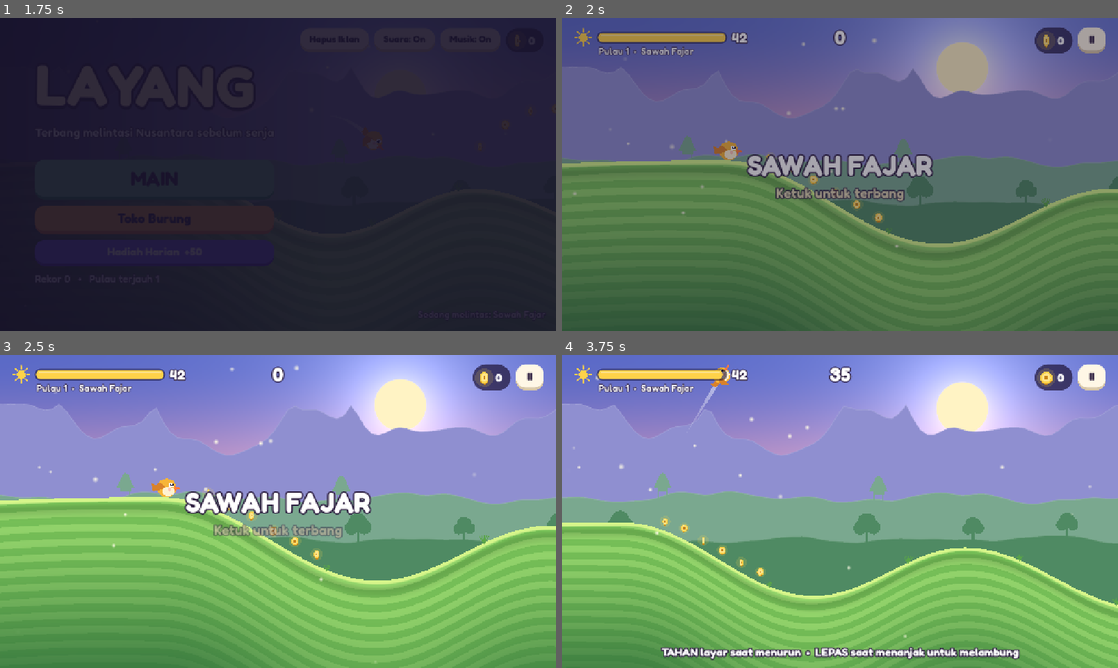
Above: before the commit, frames 1-4 (two rows, left to right).
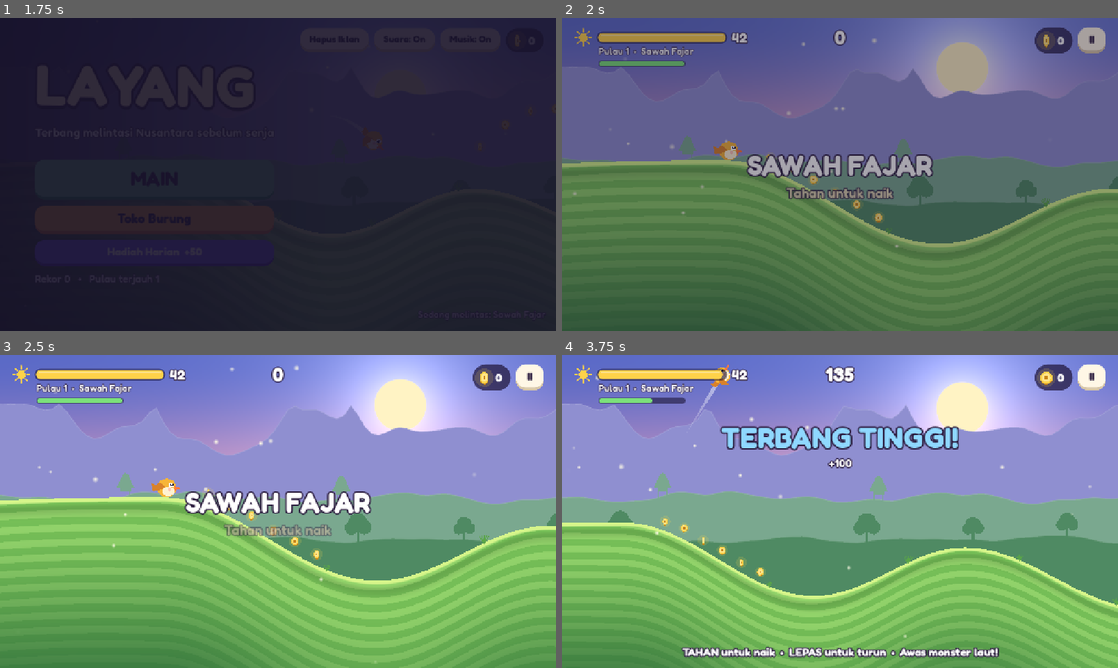
Above: after the commit, the same moments.

Repository: lutfidev/layang
Game: Godot game, scene res://scenes/main_menu.tscn
Two runs of this game, one before a commit and one after it. Both use one fixed random seed, a clock stepped at 60 frames per second and the inputs below.
Inputs (mouse positions are in pixels of both pictures, inside the frame that each line leads up to):
- Up to frame 1 (1.75 s): move the mouse to (400, 158) at 0.52 s; hold Up 0.53-1.28 s; hold Space (fly) 0.53-1.28 s; click (400, 158) at 0.67 s; move the mouse to (166, 190) at 1.27 s; tap Space (fly) at 1.35 s; click (166, 190) at 1.42 s
- Up to frame 2 (2 s): no input
- Up to frame 3 (2.5 s): click "II" at 2 s
- Up to frame 4 (3.75 s): move the mouse to (895, 442) at 2.77 s; hold Space (fly) 2.78-3.53 s; hold Up from 2.78 s (still down); click (895, 442) at 2.92 s; move the mouse to (812, 574) at 3.52 s; tap Space (fly) at 3.6 s; click (812, 574) at 3.67 s

Frame 1 is identical in both runs. In frame 2, 0.9% of the frame differs, in the area x 6-62%, y 13-59%; in frame 3, 0.8%; in frame 4, 4.9%, in the area x 6-83%, y 3-98%.

Commit message:
Run rules for the new flight: skim combo, death causes, safe continue, stamina bar
Also adds a 'nosave' dev flag so tests/sims never touch the player's save,
and makes the test runner fail tests that hit script errors.

Diff:
--- a/scripts/autoload/game_state.gd
+++ b/scripts/autoload/game_state.gd
@@ -156,6 +156,8 @@
 # ---------------------------------------------------------------- save / load
 
 func save_game() -> void:
+	if dev.has("nosave"):   # tests / balance sims must not touch the player's save
+		return
 	var data := {
 		"coins": coins, "best_score": best_score, "best_distance": best_distance,
 		"best_island": best_island, "total_runs": total_runs,
--- a/scripts/ui/game.gd
+++ b/scripts/ui/game.gd
@@ -3,6 +3,7 @@
 
 const START_TIME := 42.0
 const NIGHT_GRACE := 6.0
+const HIGH_FLIGHT := 520.0     # px above ground/water for "TERBANG TINGGI!"
 
 var world: World
 var state := "ready"       # ready → play → night → over
@@ -11,8 +12,10 @@
 var style_points := 0
 var coins_run := 0
 var coins_banked := 0
-var perfect_streak := 0
-var best_streak := 0
+var skim_streak := 0
+var best_skim := 0
+var end_cause := ""         # senja | laut | monster
+var _high_awarded := false
 var fever_t := 0.0
 var night_t := 0.0
 var continued := false
@@ -24,6 +27,7 @@
 
 var hud: CanvasLayer
 var time_bar: TimeBar
+var stamina_bar: StaminaBar
 var lbl_time: Label
 var lbl_score: Label
 var coin_pill: PanelContainer
@@ -50,6 +54,8 @@
 	world.island_reached.connect(_on_island)
 	world.item_collected.connect(_on_item)
 	world.bird_landed.connect(_on_landed)
+	world.bird_skimmed.connect(_on_skimmed)
+	world.bird_died.connect(_on_died)
 	world.bird_splashed.connect(func(): Sfx.play("splash"))
 	_build_hud()
 	if world.autoplay:
@@ -90,9 +96,10 @@
 		night_t += delta
 		var b := world.bird
 		if night_t > NIGHT_GRACE or (b.on_ground and night_t > 1.5 and b.speed() < 150.0):
-			_finish()
+			_finish("senja")
 	if state in ["play", "night"]:
 		distance = int((world.bird.position.x - start_x) / 10.0)
+		_check_high_flight()
 		world.sun_progress = clampf(time_left / START_TIME, 0.0, 1.0)
 		world.set_dusk(clampf(1.0 - time_left / 12.0, 0.0, 1.0))
 		if fever_t > 0.0:
@@ -111,6 +118,8 @@
 
 func _process(_delta: float) -> void:
 	time_bar.value = clampf(time_left / START_TIME, 0.0, 1.0)
+	stamina_bar.value = world.bird.stamina
+	stamina_bar.exhausted = world.bird.exhausted or world.bird.sleepy
 	lbl_time.text = "%d" % ceili(time_left)
 	lbl_score.text = _fmt(score())
 	(coin_pill.get_node("H/Label") as Label).text = str(coins_run)
@@ -132,8 +141,11 @@
 	_popup("Matahari terbenam…", "Burung mulai mengantuk", Color("#ffd0a8"))
 
 
-func _finish() -> void:
+func _finish(cause: String) -> void:
+	if state == "over":
+		return
 	state = "over"
+	end_cause = cause
 	world.running = false
 	var earned := coins_run - coins_banked
 	coins_banked = coins_run
@@ -141,7 +153,7 @@
 	var record := Game.submit_run(score(), distance, world.current_island + 1)
 	lbl_hint.hide()
 	if Game.dev.has("autoplay"):
-		print("RUN score=%d dist=%d islands=%d coins=%d best_streak=%d" % [score(), distance, world.current_island + 1, coins_run, best_streak])
+		print("RUN score=%d dist=%d islands=%d coins=%d best_skim=%d cause=%s" % [score(), distance, world.current_island + 1, coins_run, best_skim, cause])
 		if Game.dev.has("sim"):
 			get_tree().quit()
 	_show_results(record)
@@ -153,8 +165,20 @@
 	result_panel = null
 	time_left = 12.0
 	state = "play"
-	world.bird.sleepy = false
-	world.bird.vel.x = maxf(world.bird.vel.x, 500.0)
+	var b := world.bird
+	b.sleepy = false
+	b.vel.x = maxf(b.vel.x, 500.0)
+	b.vel.y = 0.0
+	b.stamina = 1.0
+	b.exhausted = false
+	b.on_ground = false
+	# respawn safely: high above the water (time to react), or just above the ground
+	if world.terrain.is_sea_at(b.position.x):
+		b.position.y = Terrain.WATER_Y - 900.0
+	else:
+		b.position.y = world.terrain.height_at(b.position.x) - 200.0
+	world.clear_hazards()
+	world.dead = false
 	world.running = true
 	world.release_input()
 	_popup("+12 detik!", "Terbang lagi!", Color("#ffe066"))
@@ -193,15 +217,52 @@
 func _on_landed(bonk: bool) -> void:
 	if state == "over":
 		return
-	var height := world.bird.max_air_height
-	perfect_streak = 0
+	skim_streak = 0
+	_high_awarded = false
 	if bonk:
 		Sfx.play("bonk")
 		_popup("Aduh!", "Nabrak tanjakan", Color("#ff8a8a"))
-	elif height > 520.0:
-		var pts := int(height / 5.0)
-		style_points += pts
-		_popup("TERBANG TINGGI!", "+%d" % pts, Color("#8fd8ff"))
+
+
+func _on_skimmed(_duration: float) -> void:
+	if state not in ["play", "night"]:
+		return
+	skim_streak += 1
+	best_skim = maxi(best_skim, skim_streak)
+	style_points += 25 * skim_streak
+	Sfx.play("perfect", 1.0 + 0.06 * mini(skim_streak, 8))
+	var b := world.bird
+	if skim_streak >= 3 and fever_t <= 0.0 and state == "play":
+		fever_t = 6.0
+		b.fever = true
+		fever_lbl.show()
+		_popup("FEVER!", "Koin ×2 • magnet aktif", Color("#ff9d3c"))
+	elif fever_t > 0.0:
+		fever_t = minf(fever_t + 1.5, 8.0)
+		_popup("NYEREMPET ×%d" % skim_streak, "", Color("#9dff8a"))
+	else:
+		_popup("NYEREMPET!" if skim_streak == 1 else "NYEREMPET ×%d" % skim_streak, "", Color("#9dff8a"))
+	if not Game.tutorial_done and skim_streak >= 2:
+		Game.tutorial_done = true
+		Game.save_game()
+		_hide_hint()
+
+
+func _on_died(cause: String) -> void:
+	if state in ["play", "night"]:
+		_finish(cause)
+
+
+## "TERBANG TINGGI!" once per flight when the bird climbs high above the ground / water.
+func _check_high_flight() -> void:
+	var b := world.bird
+	if b.on_ground or _high_awarded:
+		return
+	var ground := minf(world.terrain.height_at(b.position.x), Terrain.WATER_Y)
+	if ground - b.position.y > HIGH_FLIGHT:
+		_high_awarded = true
+		style_points += 100
+		_popup("TERBANG TINGGI!", "+100", Color("#8fd8ff"))
 
 
 # ================================================================ HUD
@@ -231,6 +292,11 @@
 	lbl_island.position = Vector2(84, 62)
 	root.add_child(lbl_island)
 	_set_island_label(0, world.current_biome())
+	stamina_bar = StaminaBar.new()
+	stamina_bar.position = Vector2(84, 98)
+	stamina_bar.size = Vector2(200, 14)
+	stamina_bar.mouse_filter = Control.MOUSE_FILTER_IGNORE
+	root.add_child(stamina_bar)
 
 	# --- score (top-center)
 	lbl_score = UIKit.label("0", 46, Color.WHITE, true, 10)
@@ -273,12 +339,12 @@
 	root.add_child(lbl_sub)
 
 	fever_lbl = UIKit.label("FEVER", 30, Color("#ffcf5a"), true, 10)
-	fever_lbl.position = Vector2(30, 100)
+	fever_lbl.position = Vector2(30, 124)
 	fever_lbl.hide()
 	root.add_child(fever_lbl)
 
 	# --- tutorial hint (bottom)
-	lbl_hint = UIKit.label("TAHAN layar saat menurun  •  LEPAS saat menanjak untuk melambung", 26, Color.WHITE, true, 10)
+	lbl_hint = UIKit.label("TAHAN untuk naik  •  LEPAS untuk turun  •  Awas monster laut!", 26, Color.WHITE, true, 10)
 	lbl_hint.set_anchors_preset(Control.PRESET_CENTER_BOTTOM)
 	lbl_hint.grow_horizontal = Control.GROW_DIRECTION_BOTH
 	lbl_hint.grow_vertical = Control.GROW_DIRECTION_BEGIN
@@ -298,7 +364,7 @@
 	var l1 := UIKit.label(String(b.name).to_upper(), 64, Color.WHITE, true, 14)
 	l1.horizontal_alignment = HORIZONTAL_ALIGNMENT_CENTER
 	ready_box.add_child(l1)
-	var l2 := UIKit.label("Ketuk untuk terbang", 32, Color("#fff3c4"), false, 10)
+	var l2 := UIKit.label("Tahan untuk naik", 32, Color("#fff3c4"), false, 10)
 	l2.horizontal_alignment = HORIZONTAL_ALIGNMENT_CENTER
 	ready_box.add_child(l2)
 	root.add_child(ready_box)
@@ -458,7 +524,8 @@
 	v.add_theme_constant_override("separation", 10)
 	p.add_child(v)
 
-	var title := UIKit.label("Senja telah tiba", 44, Color("#ffd8a8"), true)
+	var titles := {"senja": "Senja telah tiba", "laut": "Tercebur ke laut!", "monster": "Digigit monster laut!"}
+	var title := UIKit.label(titles.get(end_cause, "Senja telah tiba"), 44, Color("#ffd8a8"), true)
 	title.horizontal_alignment = HORIZONTAL_ALIGNMENT_CENTER
 	v.add_child(title)
 	if record:
@@ -484,7 +551,7 @@
 	gc.add_child(grid)
 	v.add_child(gc)
 	for row in [["Jarak", "%s m" % _fmt(distance)], ["Pulau dicapai", str(world.current_island + 1)],
-			["Mulus beruntun", str(best_streak)], ["Koin didapat", "+%d" % coins_run], ["Rekor", _fmt(Game.best_score)]]:
+			["Nyerempet beruntun", str(best_skim)], ["Koin didapat", "+%d" % coins_run], ["Rekor", _fmt(Game.best_score)]]:
 		grid.add_child(UIKit.label(row[0], 24, Color(1, 1, 1, 0.7)))
 		var val := UIKit.label(row[1], 24, Color.WHITE, true)
 		val.horizontal_alignment = HORIZONTAL_ALIGNMENT_RIGHT
@@ -540,6 +607,30 @@
 
 
 # ================================================================ time bar
+
+class StaminaBar:
+	extends Control
+	var value := 1.0
+	var exhausted := false
+
+	func _process(_d: float) -> void:
+		queue_redraw()
+
+	func _draw() -> void:
+		var bg := StyleBoxFlat.new()
+		bg.bg_color = Color(0.08, 0.05, 0.16, 0.55)
+		bg.set_corner_radius_all(int(size.y / 2))
+		draw_style_box(bg, Rect2(Vector2.ZERO, size))
+		if value <= 0.0:
+			return
+		var col := Color("#7be07b").lerp(Color("#ffd24a"), clampf((0.6 - value) / 0.4, 0.0, 1.0))
+		if exhausted:
+			col = Color("#ff6b5a").lerp(Color.WHITE, 0.2 + 0.2 * sin(Time.get_ticks_msec() * 0.02))
+		var fill := StyleBoxFlat.new()
+		fill.bg_color = col
+		fill.set_corner_radius_all(int((size.y - 4) / 2))
+		draw_style_box(fill, Rect2(Vector2(2, 2), Vector2(maxf(size.y - 4, (size.x - 4) * value), size.y - 4)))
+
 
 class TimeBar:
 	extends Control
--- /dev/null
+++ b/tests/test_game_rules.gd
@@ -0,0 +1,92 @@
+extends RefCounted
+## Run rules in game.gd: skim combo → fever, bonk resets, death causes, continue, nightfall.
+
+var runner: Node
+const DT := 1.0 / 120.0
+
+
+func _game() -> Node:
+	var g: Node = load("res://scenes/game.tscn").instantiate()
+	runner.add_child(g)
+	g._start()
+	return g
+
+
+func _has_text(n: Node, text: String) -> bool:
+	if n is Label and (n as Label).text == text:
+		return true
+	for c in n.get_children():
+		if _has_text(c, text):
+			return true
+	return false
+
+
+func _sea_start(w: World) -> float:
+	var x := w.terrain.island_finish[0]
+	while not w.terrain.is_sea_at(x):
+		x += 10.0
+	return x
+
+
+func _frames(g: Node, seconds: float) -> void:
+	for i in int(seconds / DT):
+		g._physics_process(DT)
+		g.world._physics_process(DT)
+
+
+func test_skim_combo_fever() -> String:
+	var g := _game()
+	for i in 3:
+		g.world.bird_skimmed.emit(1.0)
+	if g.fever_t <= 0.0:
+		return "no fever after 3 skims"
+	return "" if g.style_points == 25 + 50 + 75 else "style_points=%d" % g.style_points
+
+
+func test_bonk_resets_combo() -> String:
+	var g := _game()
+	g.world.bird_skimmed.emit(1.0)
+	g.world.bird_skimmed.emit(1.0)
+	g.world.bird_landed.emit(true)
+	return "" if g.skim_streak == 0 else "streak=%d" % g.skim_streak
+
+
+func test_death_ends_run() -> String:
+	var g := _game()
+	g.world.bird_died.emit("monster")
+	if g.state != "over" or g.end_cause != "monster":
+		return "state=%s cause=%s" % [g.state, g.end_cause]
+	return "" if _has_text(g.result_panel, "Digigit monster laut!") else "results title missing"
+
+
+func test_continue_after_drown_is_safe() -> String:
+	var g := _game()
+	var w: World = g.world
+	var deaths: Array = []
+	w.bird_died.connect(func(c: String): deaths.append(c))
+	w.bird.position = Vector2(_sea_start(w) + 50.0, Terrain.WATER_Y - 100.0)
+	w.bird.on_ground = false
+	_frames(g, 3.0)
+	if deaths != ["laut"] or g.state != "over":
+		return "did not drown first: %s state=%s" % [deaths, g.state]
+	g._continue_run()
+	if w.bird.position.y > Terrain.WATER_Y - 500.0:
+		return "respawn too low y=%f" % w.bird.position.y
+	if w.bird.stamina != 1.0 or w.bird.exhausted:
+		return "stamina not restored"
+	if w.monster.state != "idle":
+		return "monster still active"
+	_frames(g, 1.5)
+	return "" if deaths.size() == 1 else "died again right after continue: %s" % [deaths]
+
+
+func test_night_over_sea_ends_run() -> String:
+	var g := _game()
+	var w: World = g.world
+	w.bird.position = Vector2(_sea_start(w) + 50.0, Terrain.WATER_Y - 400.0)
+	w.bird.on_ground = false
+	g.time_left = 0.1
+	_frames(g, g.NIGHT_GRACE + 4.0)
+	if g.state != "over":
+		return "still %s after grace" % g.state
+	return "" if g.end_cause in ["laut", "senja"] else "cause=%s" % g.end_cause
--- a/tests/test_runner.gd
+++ b/tests/test_runner.gd
@@ -4,7 +4,22 @@
 ## gets `runner` set to this node, returns "" on success or a failure message).
 
 
+## Counts script errors so a test that hits a runtime error fails instead of silently passing.
+class ErrorCounter:
+	extends Logger
+	var count := 0
+	var last := ""
+
+	func _log_error(_function: String, _file: String, _line: int, _code: String, rationale: String, _editor_notify: bool, error_type: int, _script_backtrace: Array[ScriptBacktrace]) -> void:
+		if error_type == ERROR_TYPE_SCRIPT or error_type == ERROR_TYPE_ERROR:
+			count += 1
+			last = rationale if rationale != "" else _code
+
+
 func _ready() -> void:
+	Game.dev["nosave"] = true
+	var errors := ErrorCounter.new()
+	OS.add_logger(errors)
 	var only := ""
 	for a in OS.get_cmdline_user_args():
 		if a.begins_with("--only="):
@@ -30,7 +45,10 @@
 				continue
 			var t: Object = script.new()
 			t.set("runner", self)
+			var errors_before := errors.count
 			var res: Variant = t.call(mname)
+			if errors.count > errors_before and res is String and res == "":
+				res = "script error: " + errors.last
 			for c in get_children():
 				remove_child(c)
 				c.free()
